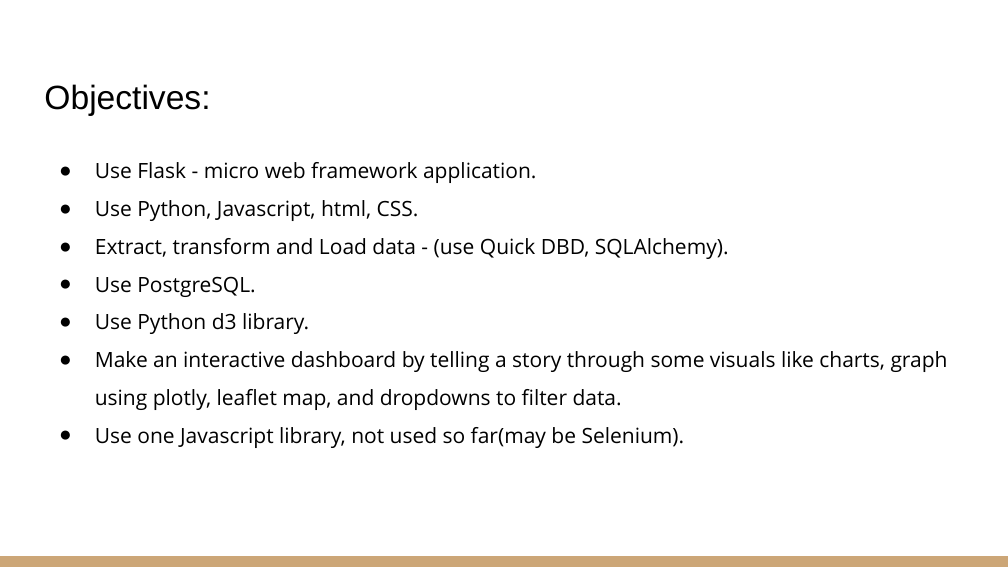
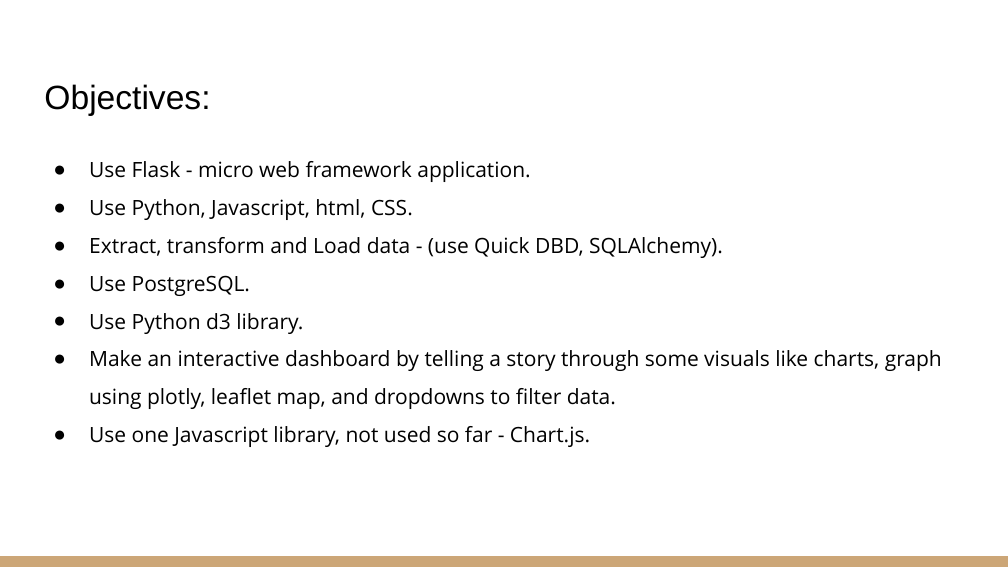
Before and after one commit to uzmabb182/data-visualization-using-flask-project2, a slide deck: slide 2 of Project_2_Proposal.pptx. Drawn at 1008x567 pixels with LibreOffice and Linux fonts; fonts in the diff are those of the drawing. Boxes give left, top, right and bottom in pixels: in the first picture for what was removed or moved away, otherwise in the second. Text is boxed around its words. In the diff, an @@ line names an element or a change of style, - is before the commit and + after.

Commit message:
Donut Chart is created

```diff
--- a/Project_2_Proposal.pptx
+++ b/Project_2_Proposal.pptx
@@ text at (89, 426, 590, 447): text changed @@
-● Use one Javascript library, not used so far(may be Selenium).
+● Use one Javascript library, not used so far - Chart.js.
```
Also in this commit, not shown: 1 other slide changed, 1 other file.
